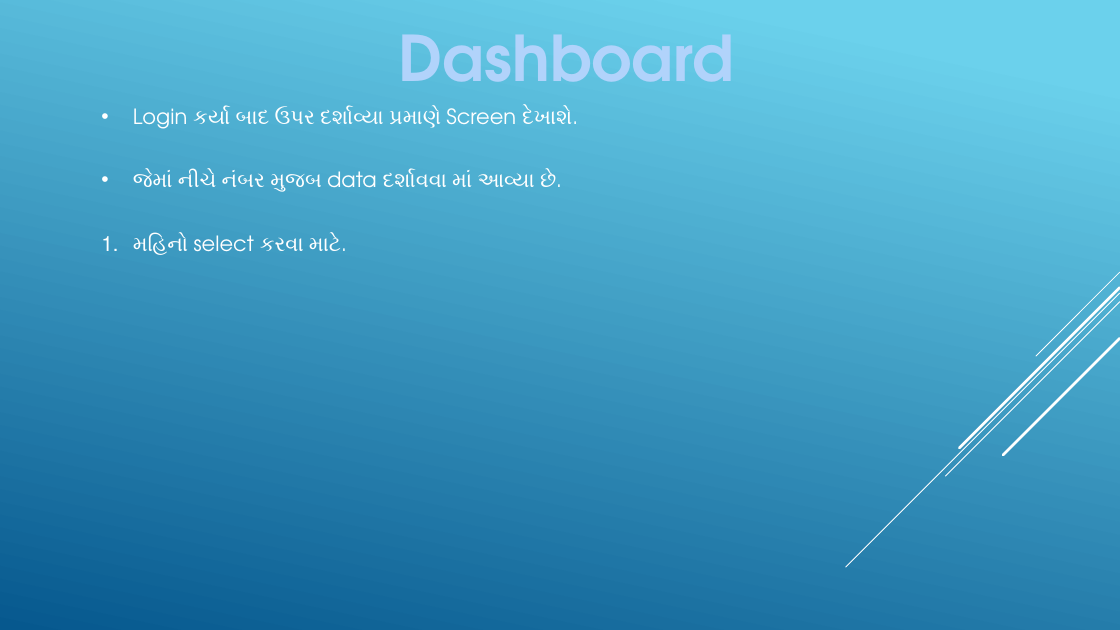
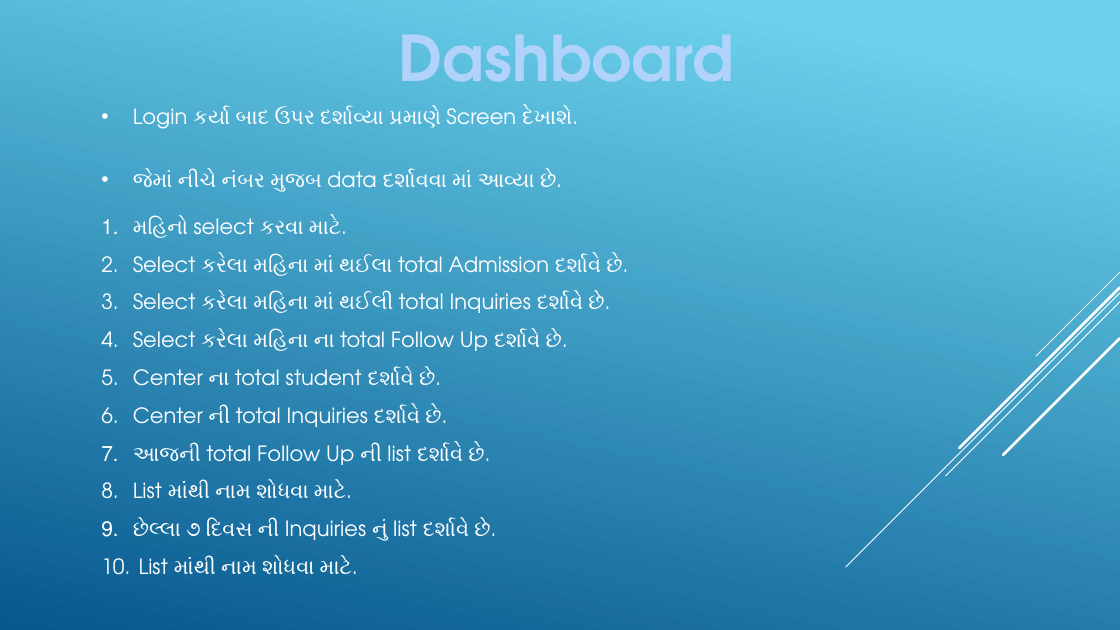
Before and after one commit to KrushnaBaria/svca, a slide deck: slide 4 of user_manuls/mySVCA.pptx. Drawn at 1120x630 pixels with LibreOffice and Linux fonts; fonts in the diff are those of the drawing. Boxes give left, top, right and bottom in pixels: in the first picture for what was removed or moved away, otherwise in the second. Text is boxed around its words. In the diff, an @@ line names an element or a change of style, - is before the commit and + after.

```diff
--- a/user_manuls/mySVCA.pptx
+++ b/user_manuls/mySVCA.pptx
@@ text "મહિનો select કરવા માટે.": place and size @@
-text "મહિનો select કરવા માટે." at bbox=[133, 235, 339, 255]
+text "મહિનો select કરવા માટે." at bbox=[133, 217, 628, 575]
@@ text at bbox=[133, 255, 628, 575]: paragraphs added @@
+2. Select કરેલા મહિના માં થઈલા total Admission દર્શાવે છે.
+3. Select કરેલા મહિના માં થઈલી total Inquiries દર્શાવે છે.
+4. Select કરેલા મહિના ના total Follow Up દર્શાવે છે.
+5. Center ના total student દર્શાવે છે.
+6. Center ની total Inquiries દર્શાવે છે.
+7. આજની total Follow Up ની list દર્શાવે છે.
+8. List માંથી નામ શોધવા માટે.
+9. છેલ્લા ૭ દિવસ ની Inquiries નું list દર્શાવે છે.
+10. List માંથી નામ શોધવા માટે.
```
Also in this commit, not shown: 2 slides added.
